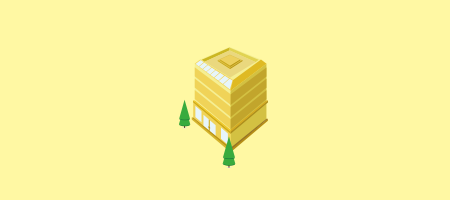
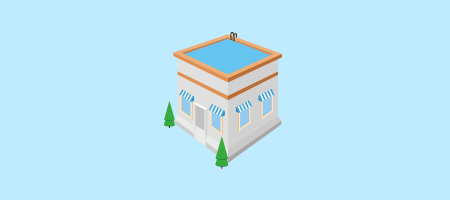
Two versions of the same layered image (450 x 200). Layer-by-layer changes:
painted on "矢量智能对象" (1st of 2) over left=164, top=32, right=282, bottom=169
painted on "矩形 1" over left=0, top=0, right=450, bottom=200
